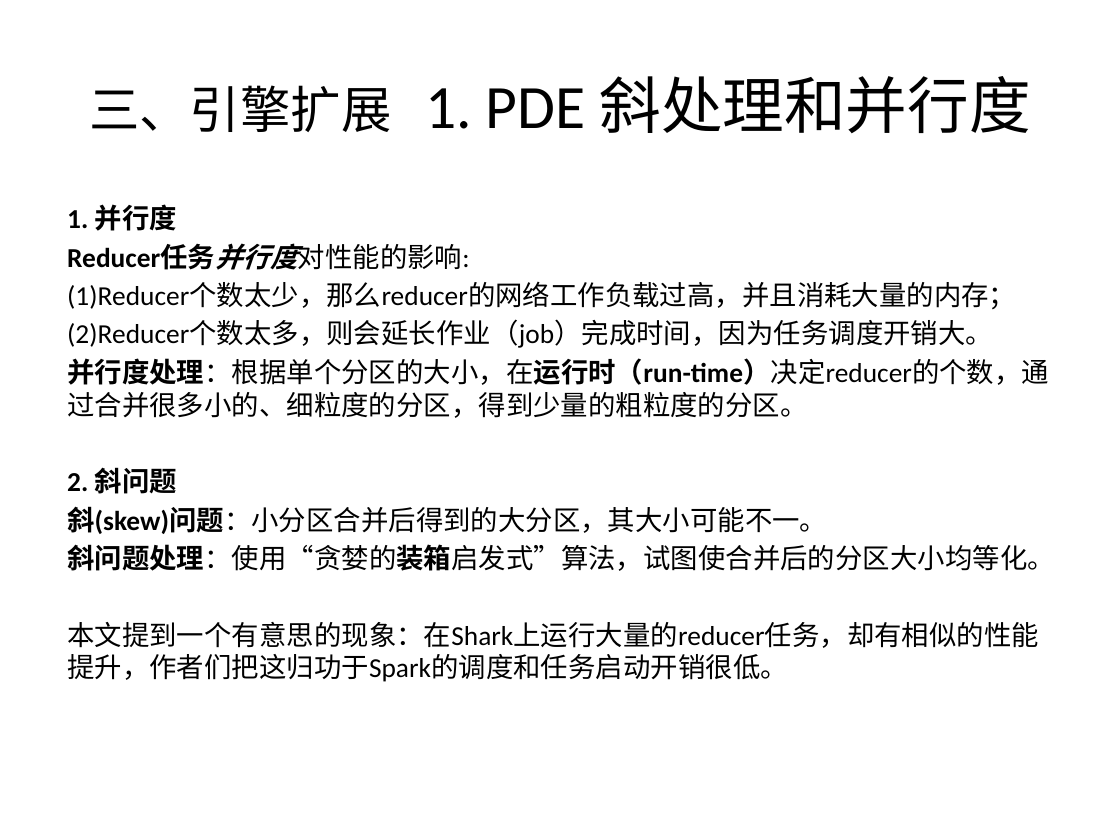
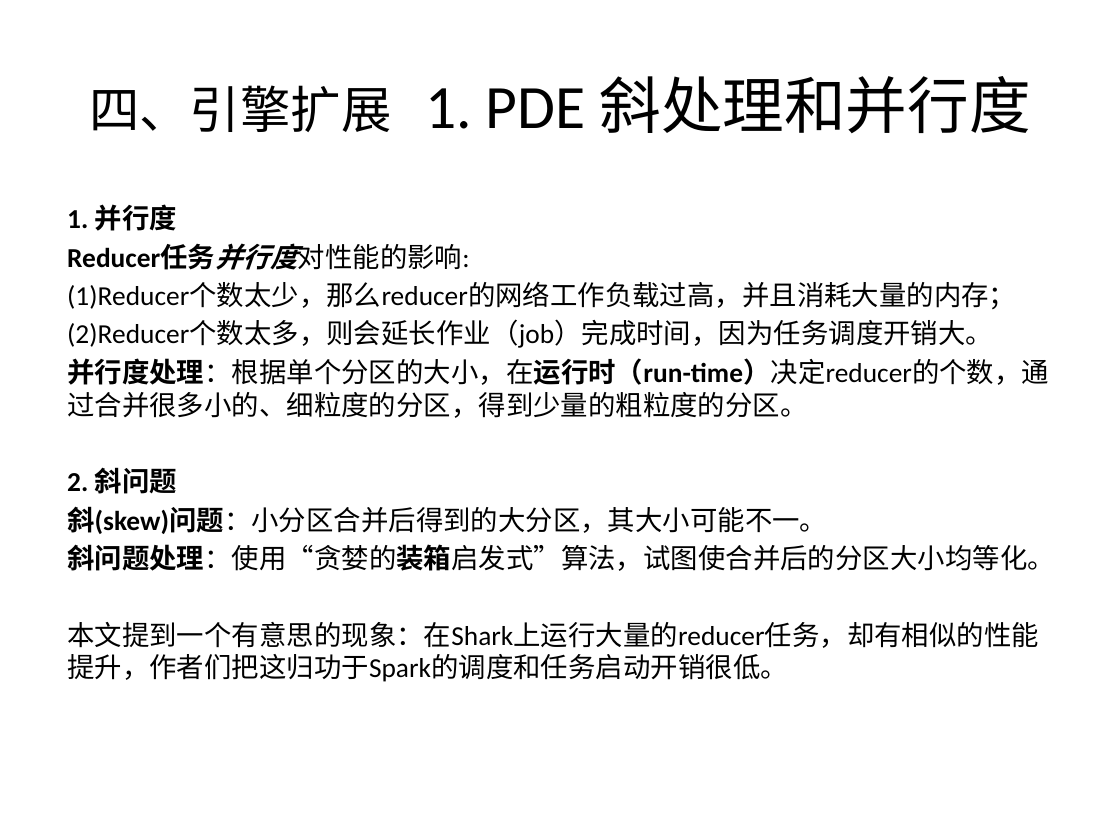
Before and after one commit to wuxingdexian/seminar, a slide deck: slide 36 of Shark SQL and Rich Analytics at Scale.pptx (slide 32 before the commit). Drawn at 1120x840 pixels with LibreOffice and Linux fonts; fonts in the diff are those of the drawing. Boxes give left, top, right and bottom in pixels: in the first picture for what was removed or moved away, otherwise in the second. Text is boxed around its words. In the diff, an @@ line names an element or a change of style, - is before the commit and + after.

Commit message:
2014-7-1 14:52

```diff
--- a/Shark SQL and Rich Analytics at Scale.pptx
+++ b/Shark SQL and Rich Analytics at Scale.pptx
@@ title at (x1=89, y1=76, x2=1031, y2=133): text changed @@
-三、引擎扩展 1. PDE 斜处理和并行度
+四、引擎扩展 1. PDE 斜处理和并行度
```
Also in this commit, not shown: 18 other slides changed, 8 slides added.
